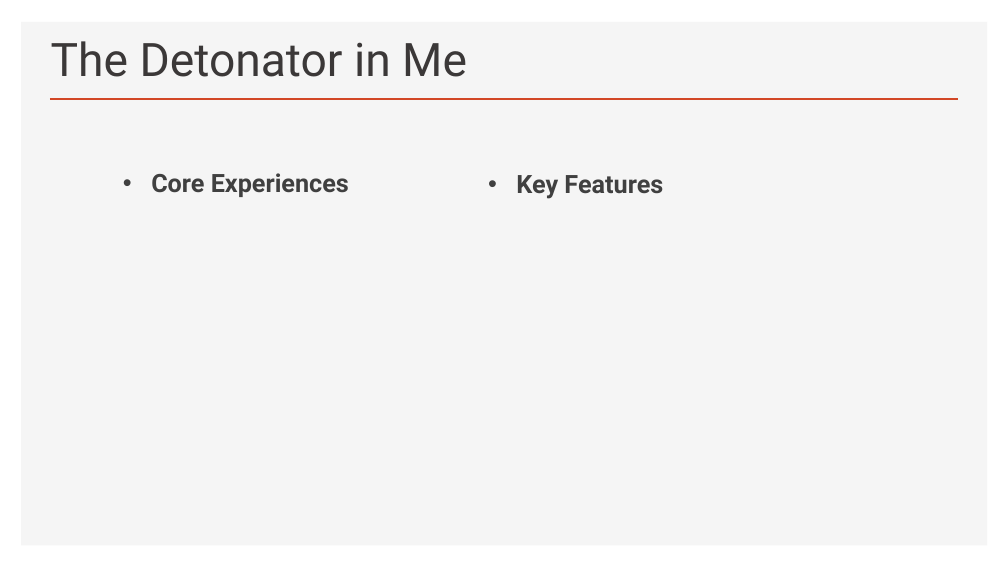
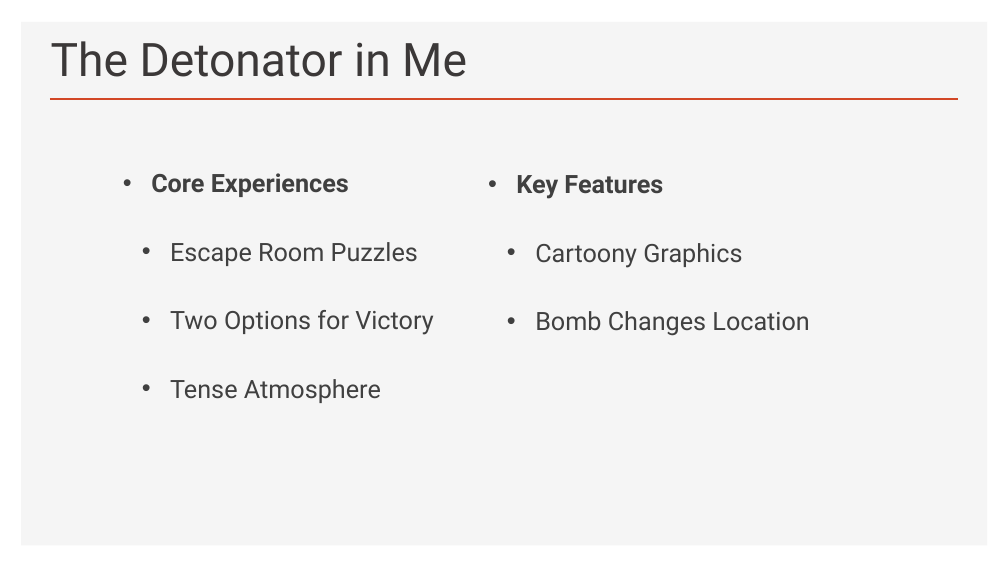
Before and after one commit to glittika-gerdmanee/1st-Year-Group-Major-Project, a slide deck: slide 8 of Documents/Fermata - Concepts for Client.pptx. Drawn at 1008x567 pixels with LibreOffice and Linux fonts; fonts in the diff are those of the drawing. Boxes give left, top, right and bottom in pixels: in the first picture for what was removed or moved away, otherwise in the second. Text is boxed around its words. In the diff, an @@ line names an element or a change of style, - is before the commit and + after.

```diff
--- a/Documents/Fermata - Concepts for Client.pptx
+++ b/Documents/Fermata - Concepts for Client.pptx
@@ text at (170, 242, 433, 403): paragraphs added @@
+  • Escape Room Puzzles
+  • Two Options for Victory
+  • Tense Atmosphere
@@ text at (535, 243, 809, 336): paragraphs added @@
+  • Cartoony Graphics
+  • Bomb Changes Location
```
Also in this commit, not shown: 5 other slides changed, 1 slide added, 1 slide removed, 1 other file.
